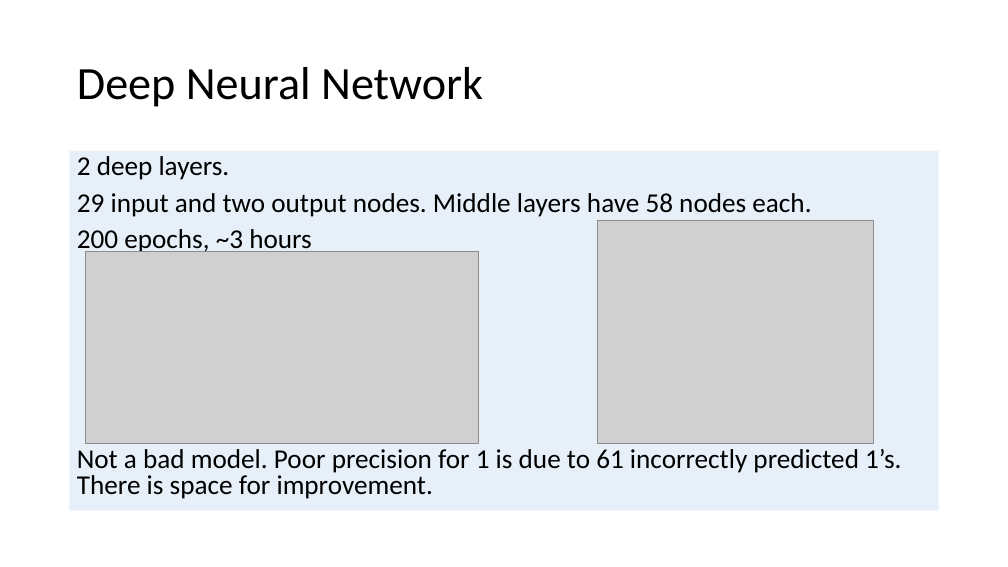
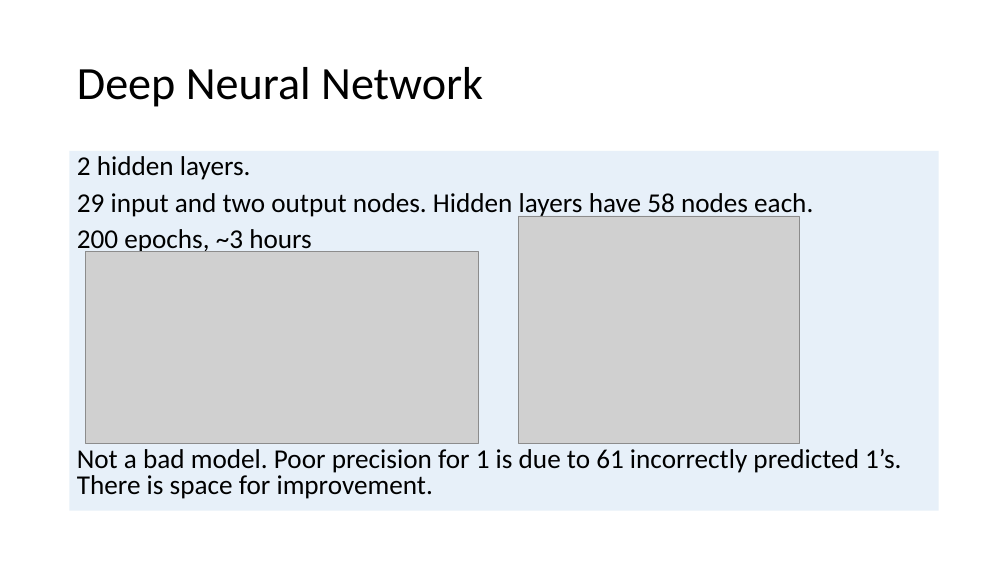
Before and after one commit to allidoiswen/GhostMode, a slide deck: slide 9 of Credit_Card_Fraud_Presentation.pptx (slide 8 before the commit). Drawn at 1008x567 pixels with LibreOffice and Linux fonts; fonts in the diff are those of the drawing; grey boxes stand for pictures; background and template pictures are left out. Boxes give left, top, right and bottom in pixels: in the first picture for what was removed or moved away, otherwise in the second. Text is boxed around its words. In the diff, an @@ line names an element or a change of style, - is before the commit and + after.

```diff
--- a/Credit_Card_Fraud_Presentation.pptx
+++ b/Credit_Card_Fraud_Presentation.pptx
@@ text at [77, 156, 813, 218]: text changed @@
-2 deep layers.
-29 input and two output nodes. Middle layers have 58 nodes each.
+2 hidden layers.
+29 input and two output nodes. Hidden layers have 58 nodes each.
@@ picture: place and size @@
-picture at [597, 220, 873, 443]
+picture at [519, 216, 799, 443]
```
Also in this commit, not shown: 7 other slides changed, 2 slides added, 4 slides removed.
